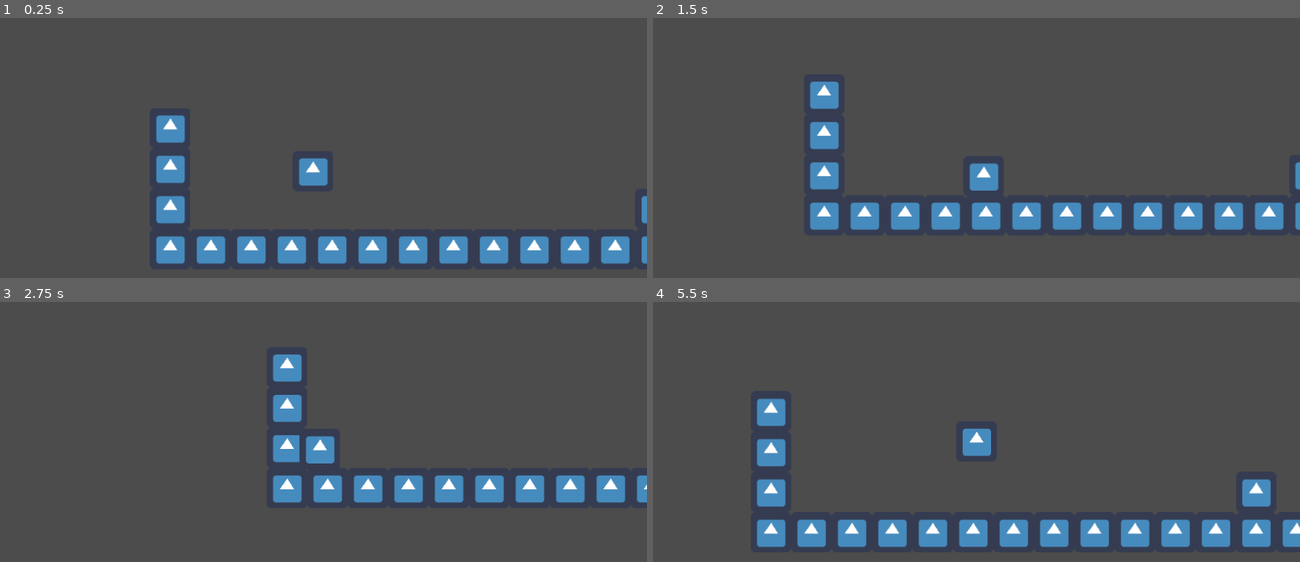
Above: before the commit, frames 1-4 (two rows, left to right).
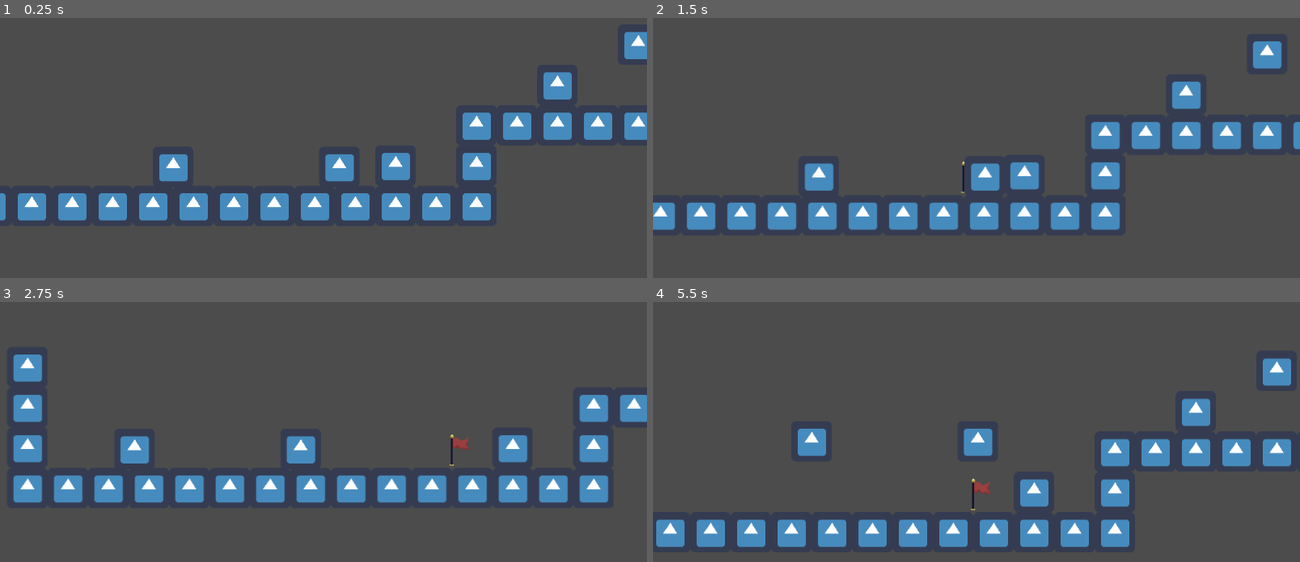
Above: after the commit, the same moments.

Repository: whyfren/git_test
Game: Godot game, scene res://scenes/levels/World.tscn
Same seed, same stepped clock (60 frames per second), same inputs: the game is played once before the commit and once after it. The engine's default icon, where the game draws it, is replaced by a stand-in: a white triangle on a blue panel in a dark square.
Inputs:
- Up to frame 1 (0.25 s): no input
- Up to frame 2 (1.5 s): tap Space (lompat) at 0.6 s; tap D (maju) at 1.35 s
- Up to frame 3 (2.75 s): hold A (mundur) from 2.03 s (still down)
- Up to frame 4 (5.5 s): release A (mundur) at 2.78 s; tap Space (lompat) at 2.85, 5.1 s; hold D (maju) 3.53-4.28 s; tap A (mundur) at 4.35 s; tap Enter at 5 s

The runs differ from the first frame. In frame 1, 17% of the frame differs, in the area x 0-100%, y 5-95%; in frame 2, 11%; in frame 3, 13%; in frame 4, 14%.

Commit message:
menambah checkpoint dan area2d

Diff:
--- a/autoload/GameManager.gd
+++ b/autoload/GameManager.gd
@@ -5,6 +5,7 @@
 var player_scene = preload("res://scenes/player/Player.tscn")
 var player
 var current_spawn : PlayerSpawn
+var current_position : Vector2 = Vector2.ZERO
 
 # buat ngetes autoload
 func test():
--- a/scenes/levels/Level_Test.tscn
+++ b/scenes/levels/Level_Test.tscn
@@ -1,9 +1,10 @@
-[gd_scene load_steps=7 format=2]
+[gd_scene load_steps=8 format=2]
 
 [ext_resource path="res://assets/icon.png" type="Texture" id=1]
 [ext_resource path="res://scenes/systems/PlayerSpawn.tscn" type="PackedScene" id=2]
 [ext_resource path="res://scripts/levels/Level_Test.gd" type="Script" id=3]
 [ext_resource path="res://scenes/systems/DeathZone.tscn" type="PackedScene" id=4]
+[ext_resource path="res://scenes/player/Player.tscn" type="PackedScene" id=5]
 
 [sub_resource type="ConvexPolygonShape2D" id=1]
 points = PoolVector2Array( 64, 64, 0, 64, 0, 0, 64, 0 )
@@ -40,7 +41,10 @@
 tile_data = PoolIntArray( -196597, 0, 0, -196595, 0, 0, -196594, 0, 0, -196593, 0, 0, -196592, 0, 0, -196591, 0, 0, -65 …(382 unchanged characters)…
 
 [node name="PlayerSpawn" parent="." instance=ExtResource( 2 )]
-position = Vector2( -190, -57 )
+position = Vector2( 263, 33 )
 
 [node name="DeathZone" parent="." instance=ExtResource( 4 )]
 position = Vector2( 0, 454 )
+
+[node name="Player" parent="." instance=ExtResource( 5 )]
+position = Vector2( 0, 31 )
--- a/scenes/levels/World.tscn
+++ b/scenes/levels/World.tscn
@@ -5,4 +5,4 @@
 [node name="World" type="Node2D"]
 
 [node name="Level_Test" parent="." instance=ExtResource( 1 )]
-position = Vector2( 438, 440 )
+position = Vector2( 449, 439 )
--- a/scenes/player/Player.tscn
+++ b/scenes/player/Player.tscn
@@ -6,7 +6,7 @@
 [sub_resource type="CapsuleShape2D" id=1]
 radius = 20.0
 
-[node name="Player" type="KinematicBody2D"]
+[node name="Player" type="KinematicBody2D" groups=["player"]]
 script = ExtResource( 1 )
 
 [node name="Sprite" type="Sprite" parent="."]
@@ -16,5 +16,6 @@
 shape = SubResource( 1 )
 
 [node name="Camera2D" type="Camera2D" parent="."]
+position = Vector2( -2, 0 )
 current = true
 smoothing_enabled = true
--- a/scenes/systems/PlayerSpawn.tscn
+++ b/scenes/systems/PlayerSpawn.tscn
@@ -1,6 +1,56 @@
-[gd_scene load_steps=2 format=2]
+[gd_scene load_steps=10 format=2]
 
 [ext_resource path="res://scripts/system/PlayerSpawn.gd" type="Script" id=1]
+[ext_resource path="res://assets/flag animation.png" type="Texture" id=3]
+
+[sub_resource type="AtlasTexture" id=1]
+flags = 4
+atlas = ExtResource( 3 )
+region = Rect2( 0, 0, 60, 60 )
+
+[sub_resource type="AtlasTexture" id=2]
+flags = 4
+atlas = ExtResource( 3 )
+region = Rect2( 60, 0, 60, 60 )
+
+[sub_resource type="AtlasTexture" id=3]
+flags = 4
+atlas = ExtResource( 3 )
+region = Rect2( 120, 0, 60, 60 )
+
+[sub_resource type="AtlasTexture" id=4]
+flags = 4
+atlas = ExtResource( 3 )
+region = Rect2( 180, 0, 60, 60 )
+
+[sub_resource type="AtlasTexture" id=5]
+flags = 4
+atlas = ExtResource( 3 )
+region = Rect2( 240, 0, 60, 60 )
+
+[sub_resource type="SpriteFrames" id=6]
+animations = [ {
+"frames": [ SubResource( 1 ), SubResource( 2 ), SubResource( 3 ), SubResource( 4 ), SubResource( 5 ) ],
+"loop": true,
+"name": "animasi_bendera",
+"speed": 5.0
+} ]
+
+[sub_resource type="RectangleShape2D" id=7]
+extents = Vector2( 2, 22 )
 
 [node name="PlayerSpawn" type="Node2D"]
 script = ExtResource( 1 )
+
+[node name="Area2D" type="Area2D" parent="."]
+
+[node name="AnimatedSprite" type="AnimatedSprite" parent="Area2D"]
+position = Vector2( 14, 0 )
+frames = SubResource( 6 )
+animation = "animasi_bendera"
+
+[node name="CollisionShape2D" type="CollisionShape2D" parent="Area2D"]
+position = Vector2( -7, 2 )
+shape = SubResource( 7 )
+
+[connection signal="body_entered" from="Area2D" to="." method="_on_Area2D_body_entered"]
--- a/scripts/player/Player.gd
+++ b/scripts/player/Player.gd
@@ -8,7 +8,8 @@
 var UP = Vector2.UP # Arah atas untuk fungsi move_and_slide
 
 func _ready():
-	pass
+	print("PLAYER SCRIPT JALAN")
+	print("gravity =", gravity)
 
 func _physics_process(delta):
 	# 1. Gravitasi
@@ -29,3 +30,6 @@
 
 	# 4. Pergerakan & Tabrakan (Penting: move_and_slide di Godot 3 butuh arah UP)
 	velocity = move_and_slide(velocity, UP)
+
+func respawn():
+	global_position = GameManager.current_position
--- a/scripts/system/PlayerSpawn.gd
+++ b/scripts/system/PlayerSpawn.gd
@@ -3,6 +3,16 @@
 # declare class name biar gampang dicar di GameManager.gd
 class_name PlayerSpawn
 
+
 # dclare current spawn biar pas respawn, player tetep diplayer spawn
 func _ready():
 	GameManager.current_spawn = self
+
+
+
+
+
+
+func _on_Area2D_body_entered(body):
+	if body.is_in_group("player"):
+		GameManager.current_position = global_position
Not shown, added: .mono/metadata/ide_messaging_meta.txt
Binary file added: assets/flag animation.png
Not shown, added: assets/flag animation.png.import
